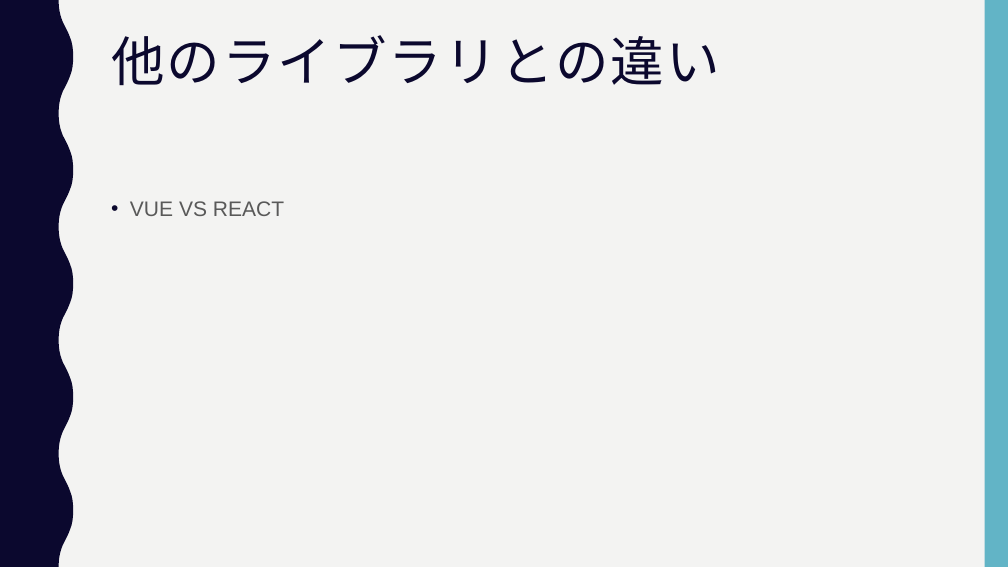
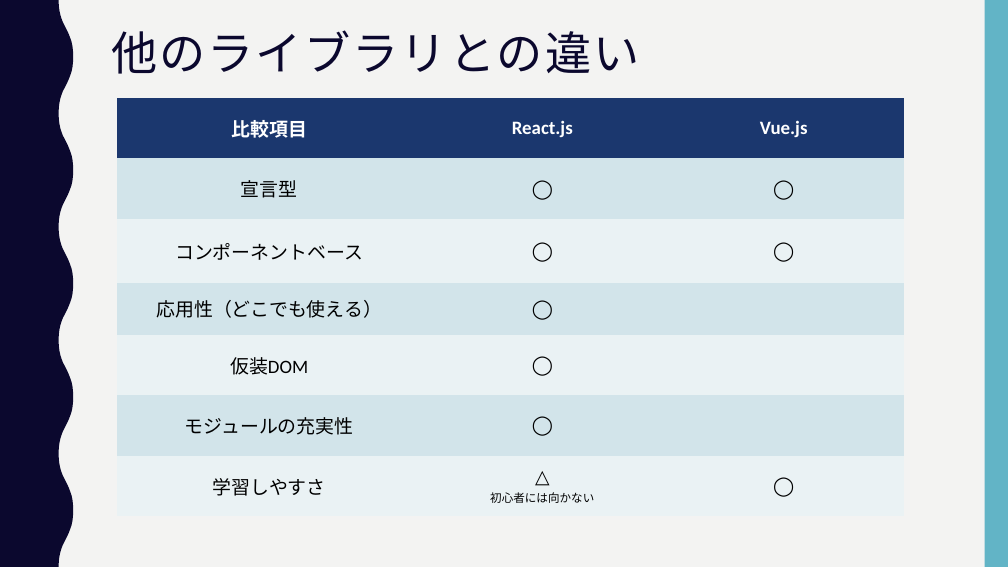
Before and after one commit to yo0o0oy/prac-program, a slide deck: slide 5 of javascript/react/mbo/pfc-calculator/doc/summary.pptx. Drawn at 1008x567 pixels with LibreOffice and Linux fonts; fonts in the diff are those of the drawing. Boxes give left, top, right and bottom in pixels: in the first picture for what was removed or moved away, otherwise in the second. Text is boxed around its words. In the diff, an @@ line names an element or a change of style, - is before the commit and + after.

```diff
--- a/javascript/react/mbo/pfc-calculator/doc/summary.pptx
+++ b/javascript/react/mbo/pfc-calculator/doc/summary.pptx
@@ text "他のライブラリとの違い" at bbox=[111, 30, 640, 74]: size 51 to 44 pt, font Roboto Condensed to Arial @@
@@ table added at bbox=[116, 98, 904, 516], 7 rows, 3 columns @@
+比較項目 | React.js | Vue.js
+宣言型 | ◯ | ◯
+コンポーネントベース | ◯ | ◯
+応用性（どこでも使える） | ◯ | 
+仮装DOM | ◯ | 
+モジュールの充実性 | ◯ | 
+学習しやすさ | △ / 初心者には向かない | ◯
@@ text removed at bbox=[130, 201, 284, 216] @@
-• VUE VS REACT
```
Also in this commit, not shown: 5 other slides changed, 1 other file.
